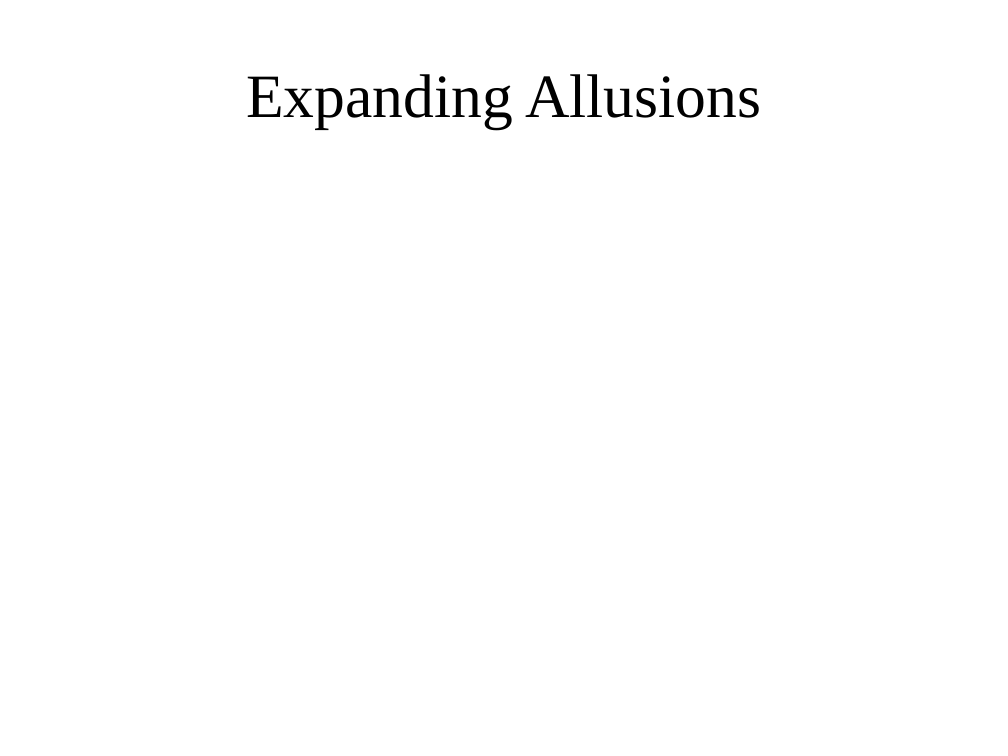
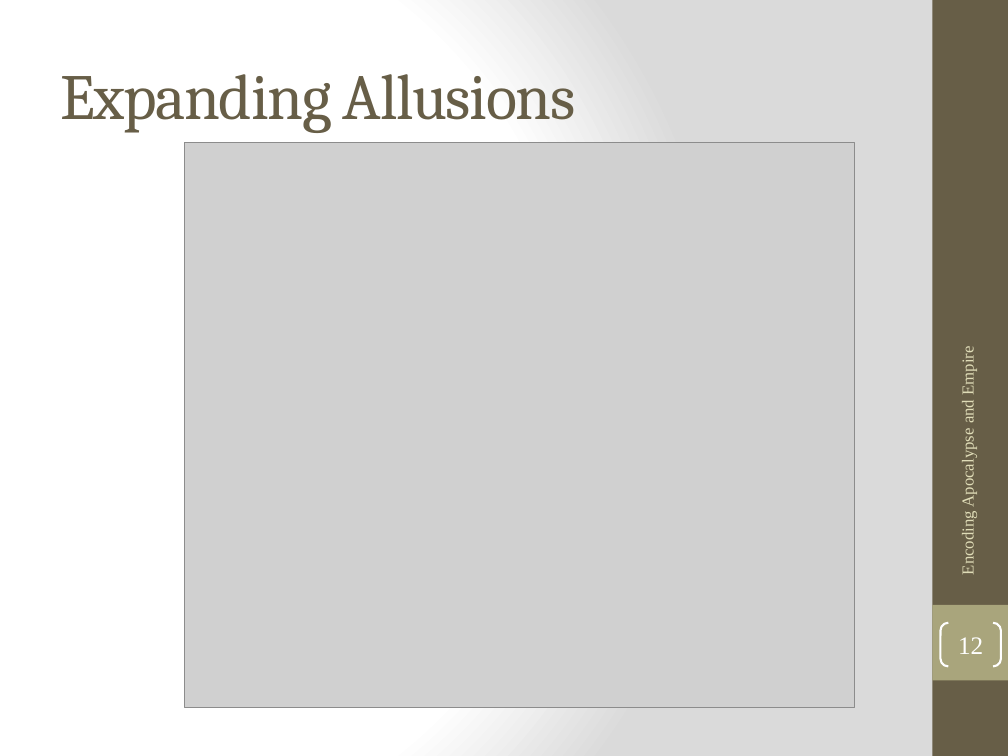
Before and after one commit to EncodingRevelation/revelation, a slide deck: slide 12 of slides/encoding apocalypse and empire ppt.pptx (slide 9 before the commit). Drawn at 1008x756 pixels with LibreOffice and Linux fonts; fonts in the diff are those of the drawing; grey boxes stand for pictures. Boxes give left, top, right and bottom in pixels: in the first picture for what was removed or moved away, otherwise in the second. Text is boxed around its words. In the diff, an @@ line names an element or a change of style, - is before the commit and + after.

```diff
--- a/slides/encoding apocalypse and empire ppt.pptx
+++ b/slides/encoding apocalypse and empire ppt.pptx
@@ background #FFFFFF to gradient #FFFFFF to #DADADA @@
@@ rectangle added at (932,0,1008,756), fill #675E47 @@
@@ title "Expanding Allusions" at (60,74,576,133): size 44 to 46 pt, font Times New Roman to Cambria, text colour #000000 to #675E47, letter spacing 0 to -1 pt; alignment centre to left @@
@@ picture added at (184,143,855,708) @@
@@ text added at (959,350,978,573), 12 pt, text #DFDCB7 @@
+Encoding Apocalypse and Empire
@@ rectangle added at (932,605,1008,680), fill #A9A57C @@
@@ page number added at (940,623,1001,666), outline #FFFFFF 1.5 pt, 18 pt, text #FFFFFF @@
+12
```
Also in this commit, not shown: 8 other slides changed, 6 slides added, 2 slides removed, 18 other files.
